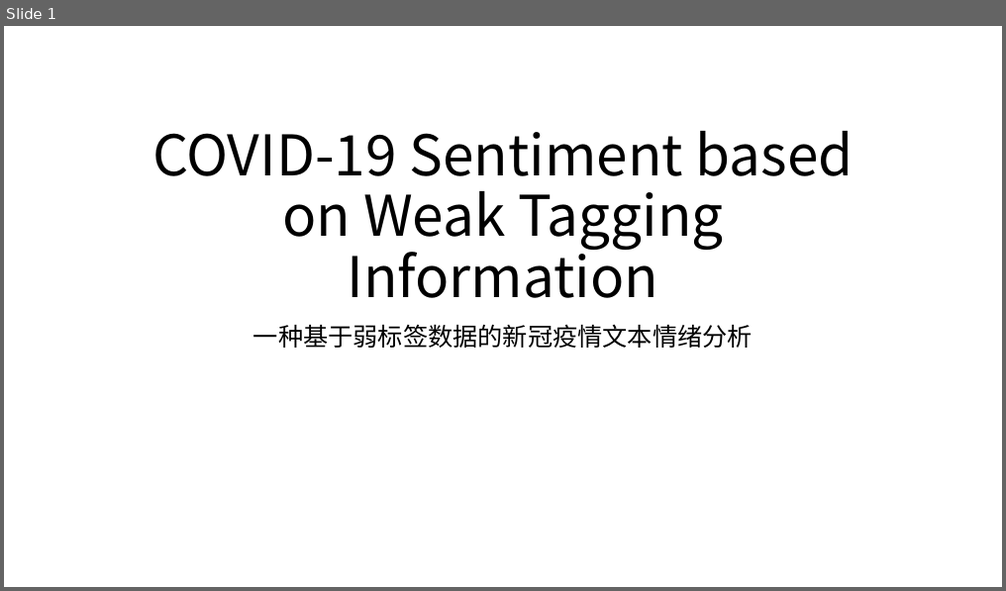
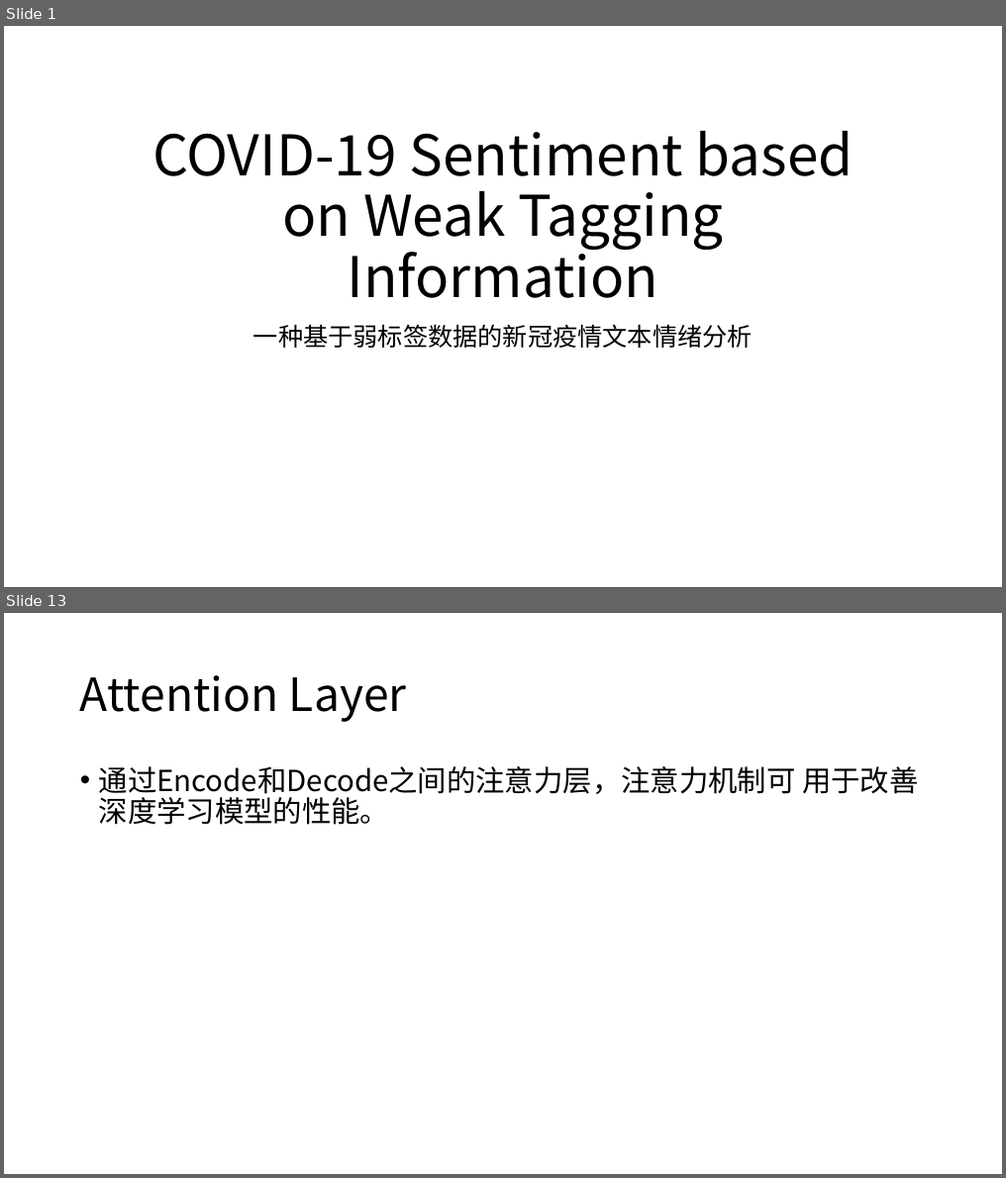
Before and after one commit to XinLin-cs/Dev_Note, a slide deck: COVID-19 Sentiment based on Weak Tagging Information/开题报告.pptx. Shown one above the other, each under a label of ours: slide 1 before the commit, slides 1 and 13 after it; the slides between them are not shown. The pictures are 1006x591 and 1006x1178 pixels, drawn with LibreOffice and Linux fonts; fonts in the diff are those of the drawing. Boxes give left, top, right and bottom in pixels: in the first picture for what was removed or moved away, otherwise in the second. Text is boxed around its words. In the diff, an @@ line names an element or a change of style, - is before the commit and + after.

```diff
--- a/COVID-19 Sentiment based on Weak Tagging Information/开题报告.pptx
+++ b/COVID-19 Sentiment based on Weak Tagging Information/开题报告.pptx
@@ slide 13 added at <box>4,613,1002,1174</box>, background #FFFFFF @@
@@ title added at <box>80,675,407,722</box>, 44 pt, text #000000 @@
+Attention Layer
@@ text added at <box>99,766,918,825</box>, 28 pt, text #000000 @@
+• 通过Encode和Decode之间的注意力层，注意力机制可 用于改善深度学习模型的性能。
```
Also in this commit, not shown: 13 other slides added.
